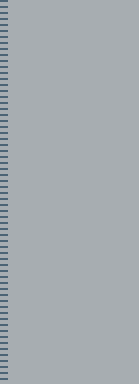
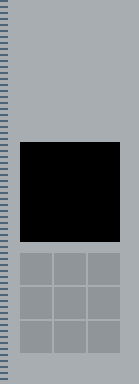
The second 139×384 image is a revision of the first. Changes to its layers:
showed "Layer 4 copy 2" over 20, 253, 120, 353
showed "Layer 1", moved it above "Layer 3" over 20, 142, 120, 242
moved "Layer 5 copy 5" above "Layer 2" over 20, 142, 32, 353
